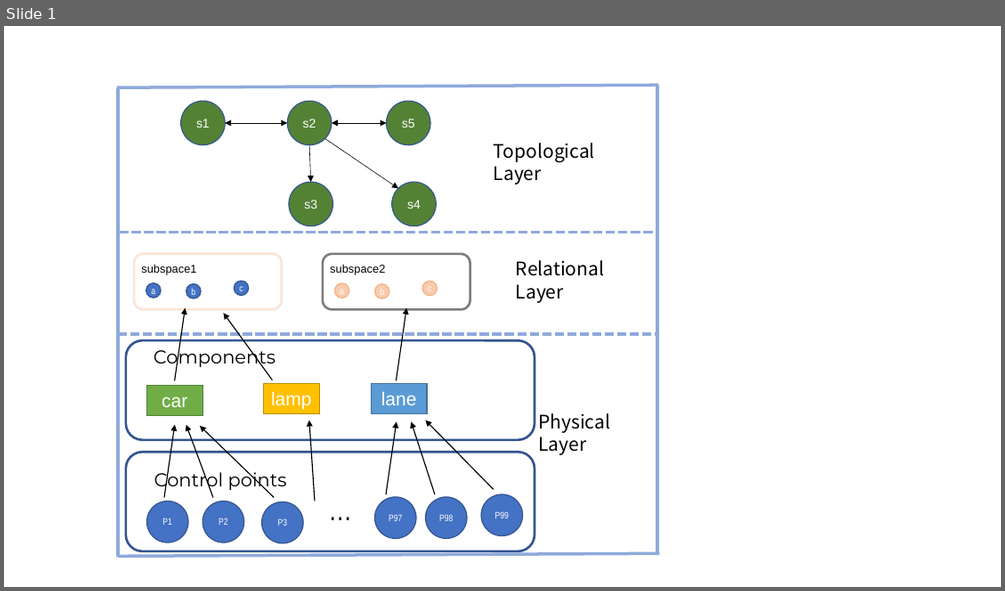
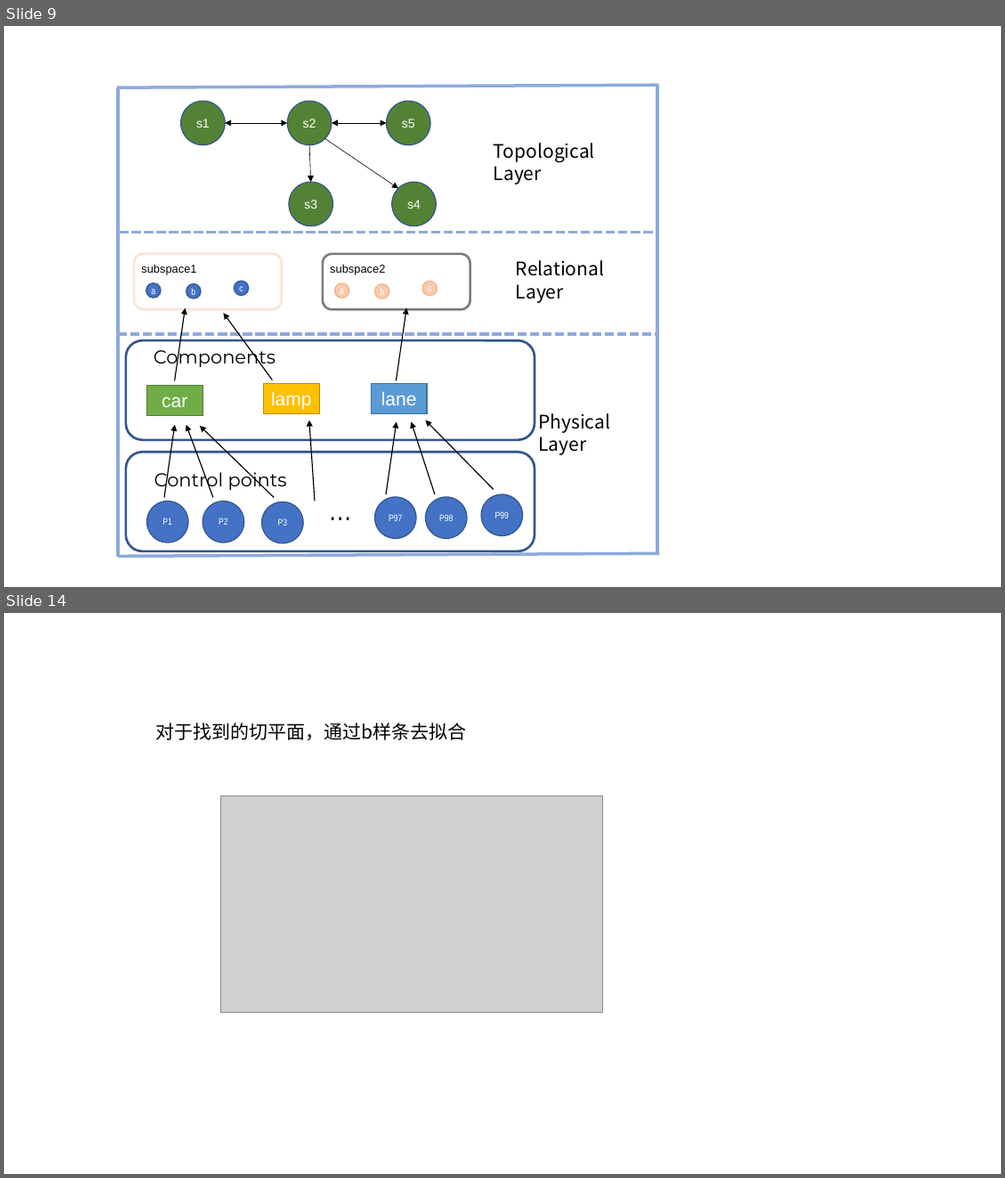
Before and after one commit to Kyrie11/hierarchicalMap, a slide deck: images.pptx. Shown one above the other, each under a label of ours: slide 1 before the commit, slides 9 and 14 after it; the slides between them are not shown. The pictures are 1005x591 and 1005x1178 pixels, drawn with LibreOffice and Linux fonts; fonts in the diff are those of the drawing; grey boxes stand for pictures. Boxes give left, top, right and bottom in pixels: in the first picture for what was removed or moved away, otherwise in the second. Text is boxed around its words. In the diff, an @@ line names an element or a change of style, - is before the commit and + after.

```diff
--- a/images.pptx
+++ b/images.pptx
@@ slide 14 added at (x1=4, y1=613, x2=1001, y2=1174), background #FFFFFF @@
@@ text added at (x1=155, y1=722, x2=466, y2=740), 18 pt, text #000000 @@
+对于找到的切平面，通过b样条去拟合
@@ picture added at (x1=220, y1=795, x2=602, y2=1013) @@
@@ what was slide 1 is now slide 9 @@
```
Also in this commit, not shown: 1 slide changed, 16 other slides added, 2 other files.
